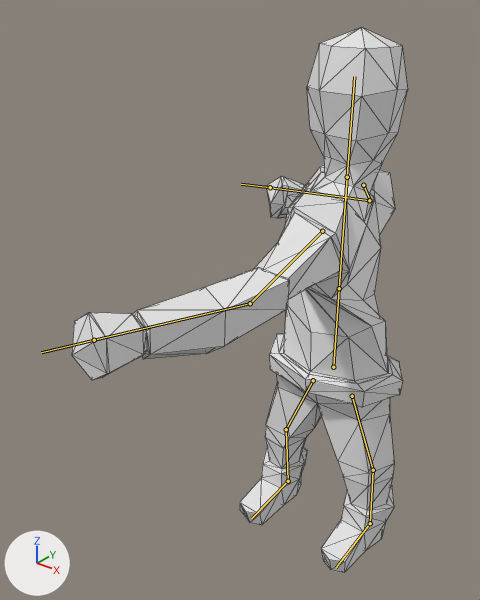
The Blender file Animations/ArcherShoot.blend: old version first, new version second.
Rendered twice from a 50 mm lens placed at (4.93, -8.73, 9.45), pointed at (-1.01, -1.3, 4.85). Every picture has the same lights, and +X, +Y and +Z are marked at lower left. Both versions are drawn at frame 7 of the action 'Armature.000Action.000'; the numbers are the values there. The bones that bend it are drawn over the model as lines. Mesh edges are drawn as thin lines.
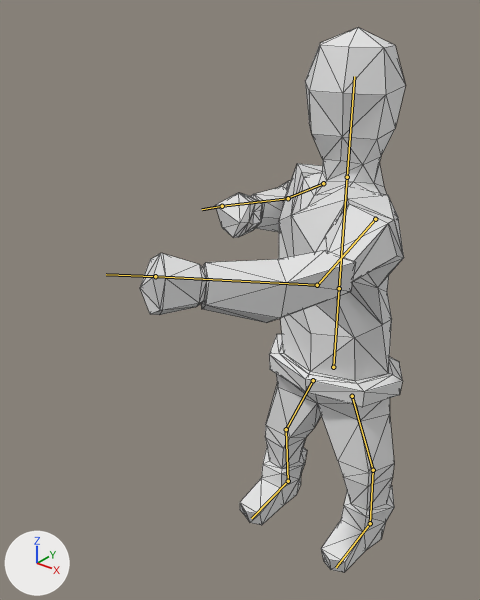
The edits, one by one:
Bone 'Chest' (bone_chest) turns from (0, -74, 0) to (0, -42, 0) degrees about its own x, y and z.
Bone 'Shoulder.R' (bone_shoulder_r) turns from (-24, 40, -41) to (-22, 37, -41) degrees about its own x, y and z.
Bone 'Arm.R' (bone_arm_r) turns from (-50, -48, -55) to (-51, -52, -56) degrees about its own x, y and z.
Bone 'Shoulder.L' (bone_shoulder_l) moves from (0.0, 0.0, 0.0) to (0.07, -0.27, 0.33).
Bone 'Shoulder.L' (bone_shoulder_l) turns from (-52, -33, 36) to (-42, -10, 47) degrees about its own x, y and z.
Bone 'Arm.L' (bone_arm_l) turns from (-21, 7, -34) to (-39, 8, -19) degrees about its own x, y and z.

Changed parts and their boxes (x1, y1, x2, y2) in the pictures (480 x 600 px):
'Cube', posed (21% narrower)
    before: (72, 27, 408, 572)
    after: (140, 28, 405, 572)
bone 'Shoulder.R', root to tip
    before: (363, 185) to (370, 200)
    after: (323, 183) to (288, 198)
bone 'Arm.R', root to tip
    before: (369, 200) to (270, 187)
    after: (288, 198) to (222, 206)
bone 'Shoulder.L', root to tip
    before: (322, 231) to (250, 303)
    after: (375, 219) to (317, 285)
bone 'Arm.L', root to tip
    before: (250, 303) to (94, 340)
    after: (317, 285) to (155, 276)
